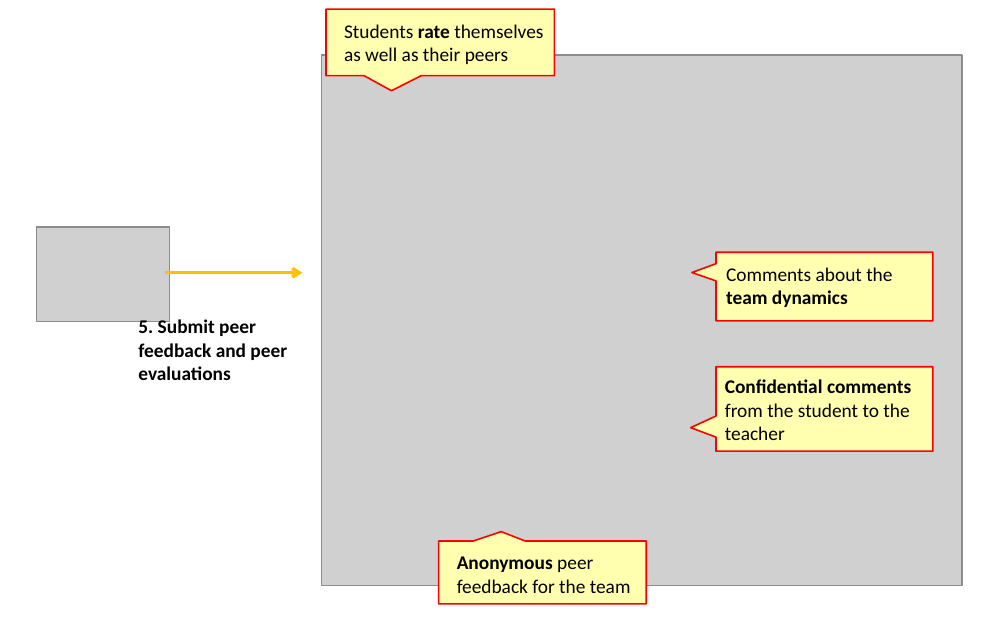
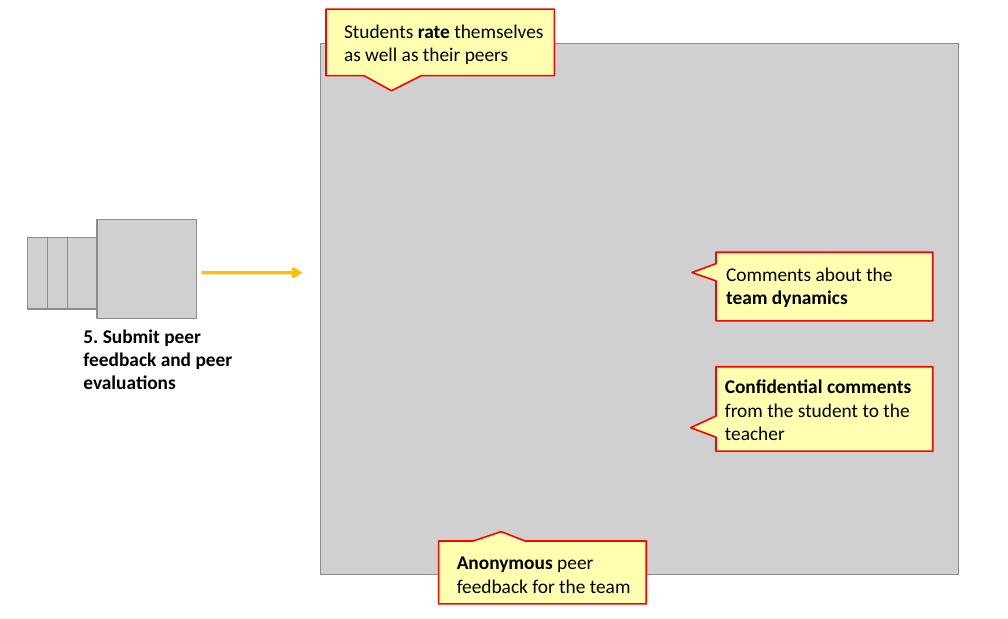
Before and after one commit to TEAMMATES/teammates, a slide deck: slide 1 of doc/mockups/features-screenshots/feature5-submitEval.pptx. Drawn at 1008x619 pixels with LibreOffice and Linux fonts; fonts in the diff are those of the drawing; grey boxes stand for pictures. Boxes give left, top, right and bottom in pixels: in the first picture for what was removed or moved away, otherwise in the second. Text is boxed around its words. In the diff, an @@ line names an element or a change of style, - is before the commit and + after.

```diff
--- a/doc/mockups/features-screenshots/feature5-submitEval.pptx
+++ b/doc/mockups/features-screenshots/feature5-submitEval.pptx
@@ picture: place and size @@
-picture at bbox=[321, 55, 963, 585]
+picture at bbox=[321, 43, 959, 574]
@@ picture removed at bbox=[37, 227, 170, 321] @@
@@ group added at bbox=[28, 219, 196, 318]: 4 pictures @@
@@ arrow moved from (165, 272) - (303, 272) to (201, 272) - (303, 272) @@
@@ text "5. Submit peer feedback and ...": place and size @@
-text "5. Submit peer feedback and ..." at bbox=[138, 317, 287, 380]
+text "5. Submit peer feedback and ..." at bbox=[83, 329, 233, 389]
```
Also in this commit, not shown: 16 other files.
